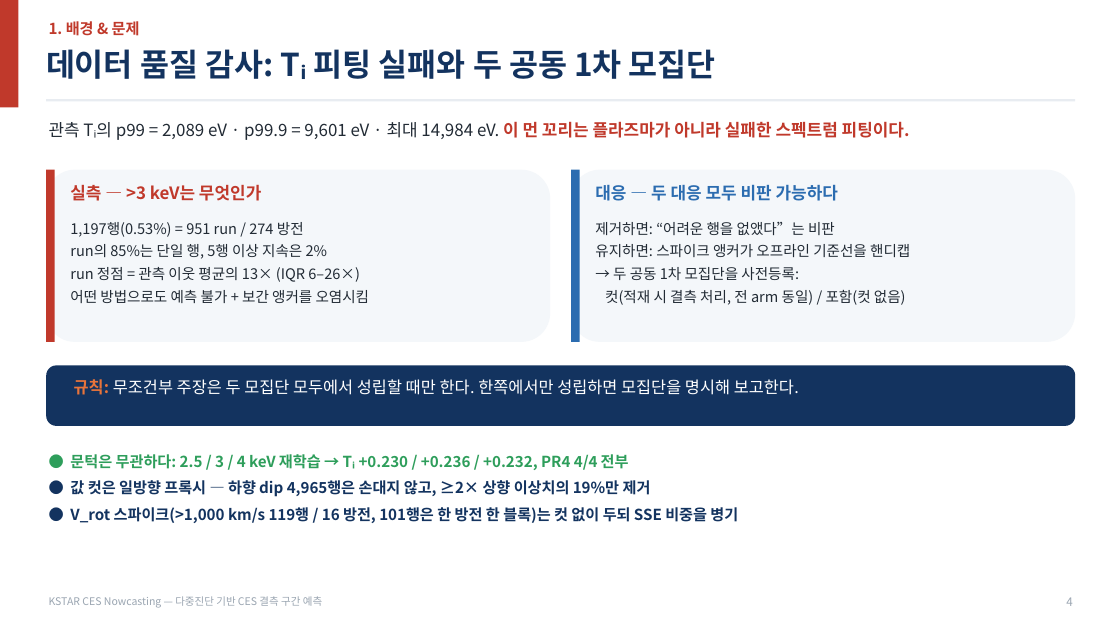
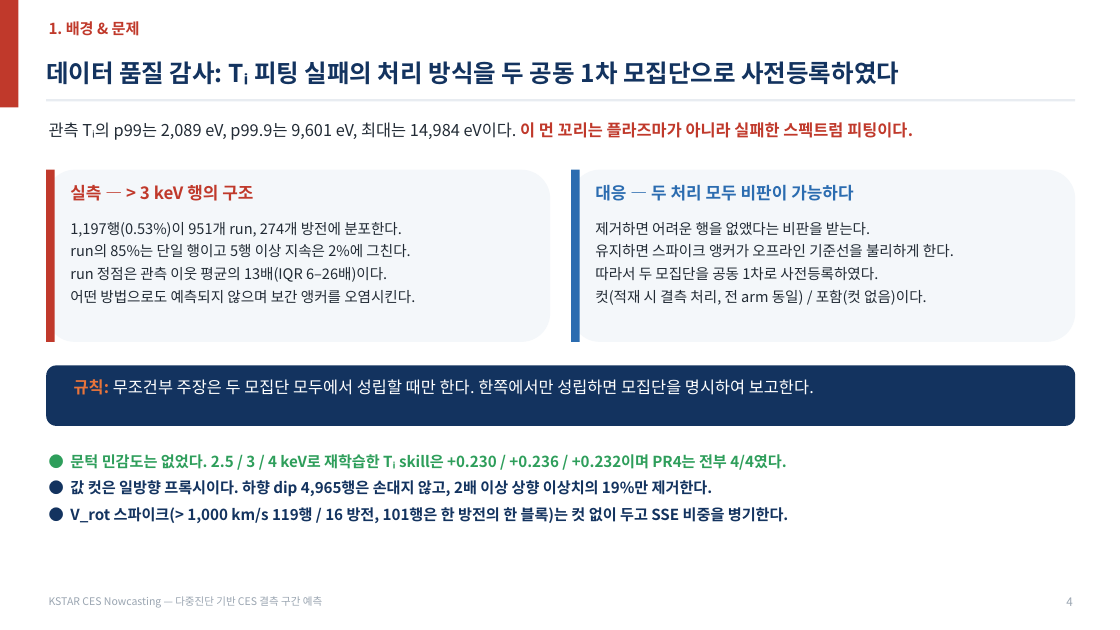
Before and after one commit to iseungsang01/ml-intern-revision, a slide deck: slide 5 of docs/presentation/KSTAR_CES_발표자료_20분.pptx. Drawn at 1120x630 pixels with LibreOffice and Linux fonts; fonts in the diff are those of the drawing. Boxes give left, top, right and bottom in pixels: in the first picture for what was removed or moved away, otherwise in the second. Text is boxed around its words. In the diff, an @@ line names an element or a change of style, - is before the commit and + after.

```diff
--- a/docs/presentation/KSTAR_CES_발표자료_20분.pptx
+++ b/docs/presentation/KSTAR_CES_발표자료_20분.pptx
@@ text "데이터 품질 감사: Tᵢ 피팅 ..." at (x1=46, y1=61, x2=899, y2=85): vertical alignment top to middle @@
@@ text at (x1=46, y1=61, x2=899, y2=85): text changed; size 27 to 21 pt @@
-데이터 품질 감사: Tᵢ 피팅 실패와 두 공동 1차 모집단
+데이터 품질 감사: Tᵢ 피팅 실패의 처리 방식을 두 공동 1차 모집단으로 사전등록하였다
@@ text at (x1=49, y1=122, x2=913, y2=140): text changed; size 14.5 to 14 pt @@
-관측 Tᵢ의 p99 = 2,089 eV · p99.9 = 9,601 eV · 최대 14,984 eV. 이 먼 꼬리는 플라즈마가 아니라 실패한 스펙트럼 피팅이다.
+관측 Tᵢ의 p99는 2,089 eV, p99.9는 9,601 eV, 최대는 14,984 eV이다. 이 먼 꼬리는 플라즈마가 아니라 실패한 스펙트럼 피팅이다.
@@ text at (x1=70, y1=184, x2=253, y2=201): text changed @@
-실측 — >3 keV는 무엇인가
+실측 — > 3 keV 행의 구조
@@ text at (x1=595, y1=184, x2=853, y2=201): text changed @@
-대응 — 두 대응 모두 비판 가능하다
+대응 — 두 처리 모두 비판이 가능하다
@@ text at (x1=70, y1=222, x2=415, y2=303): text changed @@
-1,197행(0.53%) = 951 run / 274 방전
-run의 85%는 단일 행, 5행 이상 지속은 2%
-run 정점 = 관측 이웃 평균의 13× (IQR 6–26×)
-어떤 방법으로도 예측 불가 + 보간 앵커를 오염시킴
+1,197행(0.53%)이 951개 run, 274개 방전에 분포한다.
+run의 85%는 단일 행이고 5행 이상 지속은 2%에 그친다.
+run 정점은 관측 이웃 평균의 13배(IQR 6–26배)이다.
+어떤 방법으로도 예측되지 않으며 보간 앵커를 오염시킨다.
@@ text at (x1=595, y1=222, x2=954, y2=305): text changed @@
-제거하면: “어려운 행을 없앴다”는 비판
-유지하면: 스파이크 앵커가 오프라인 기준선을 핸디캡
-→ 두 공동 1차 모집단을 사전등록:
-컷(적재 시 결측 처리, 전 arm 동일) / 포함(컷 없음)
+제거하면 어려운 행을 없앴다는 비판을 받는다.
+유지하면 스파이크 앵커가 오프라인 기준선을 불리하게 한다.
+따라서 두 모집단을 공동 1차로 사전등록하였다.
+컷(적재 시 결측 처리, 전 arm 동일) / 포함(컷 없음)이다.
@@ text at (x1=74, y1=379, x2=814, y2=395): text changed @@
-규칙: 무조건부 주장은 두 모집단 모두에서 성립할 때만 한다. 한쪽에서만 성립하면 모집단을 명시해 보고한다.
+규칙: 무조건부 주장은 두 모집단 모두에서 성립할 때만 한다. 한쪽에서만 성립하면 모집단을 명시하여 보고한다.
@@ text at (x1=70, y1=454, x2=789, y2=523): text changed @@
-● 문턱은 무관하다: 2.5 / 3 / 4 keV 재학습 → Tᵢ +0.230 / +0.236 / +0.232, PR4 4/4 전부
-● 값 컷은 일방향 프록시 — 하향 dip 4,965행은 손대지 않고, ≥2× 상향 이상치의 19%만 제거
-● V_rot 스파이크(>1,000 km/s 119행 / 16 방전, 101행은 한 방전 한 블록)는 컷 없이 두되 SSE 비중을 병기
+● 문턱 민감도는 없었다. 2.5 / 3 / 4 keV로 재학습한 Tᵢ skill은 +0.230 / +0.236 / +0.232이며 PR4는 전부 4/4였다.
+● 값 컷은 일방향 프록시이다. 하향 dip 4,965행은 손대지 않고, 2배 이상 상향 이상치의 19%만 제거한다.
+● V_rot 스파이크(> 1,000 km/s 119행 / 16 방전, 101행은 한 방전의 한 블록)는 컷 없이 두고 SSE 비중을 병기한다.
```
Also in this commit, not shown: 22 other slides changed, 1 slide added, 7 other files.
